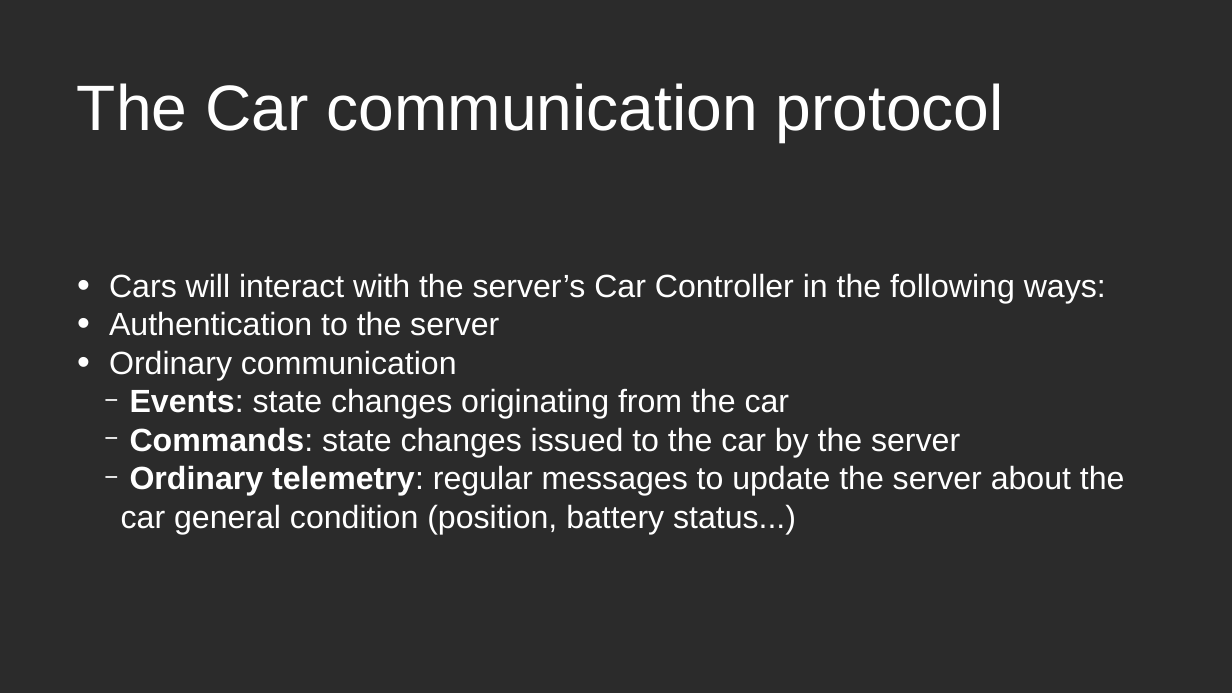
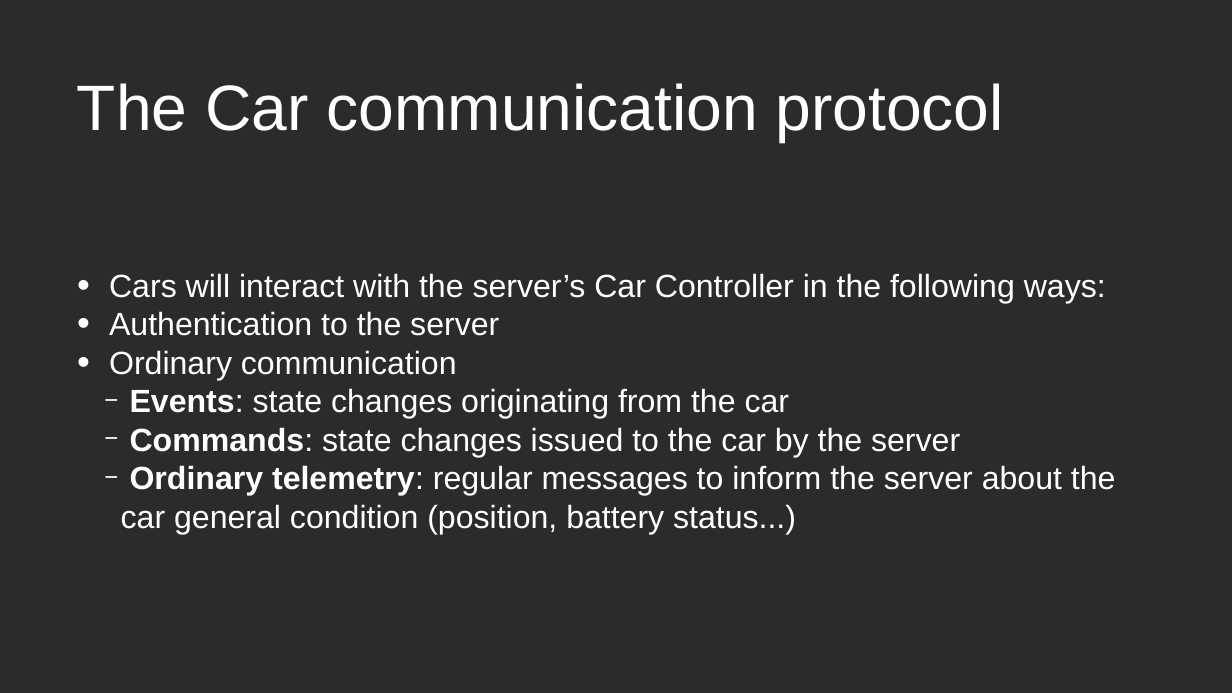
Before and after one commit to insidioso93/PowerEnJoyProject, a slide deck: slide 18 of presentation-integrated.odp. Drawn at 1232x693 pixels with LibreOffice and Linux fonts; fonts in the diff are those of the drawing; background and template pictures are left out; a plain dark background stands for a picture behind light text. Boxes give left, top, right and bottom in pixels: in the first picture for what was removed or moved away, otherwise in the second. Text is boxed around its words. In the diff, an @@ line names an element or a change of style, - is before the commit and + after.

Commit message:
slide cleanup

```diff
--- a/presentation-integrated.odp
+++ b/presentation-integrated.odp
@@ text at box(121, 465, 1116, 534): text changed @@
-  − Ordinary telemetry: regular messages to update the server about the car general condition (position, battery status...)
+  − Ordinary telemetry: regular messages to inform the server about the car general condition (position, battery status...)
```
